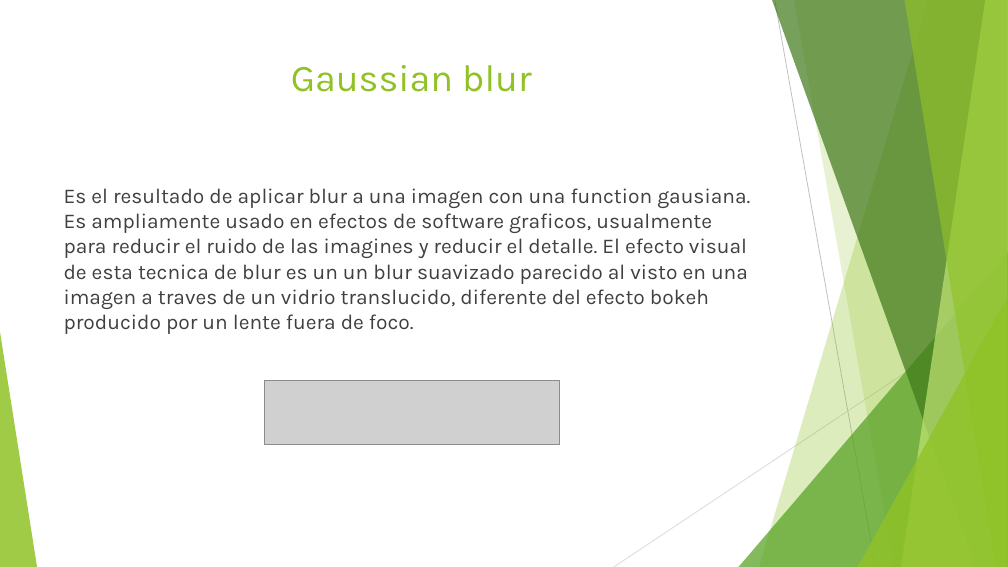
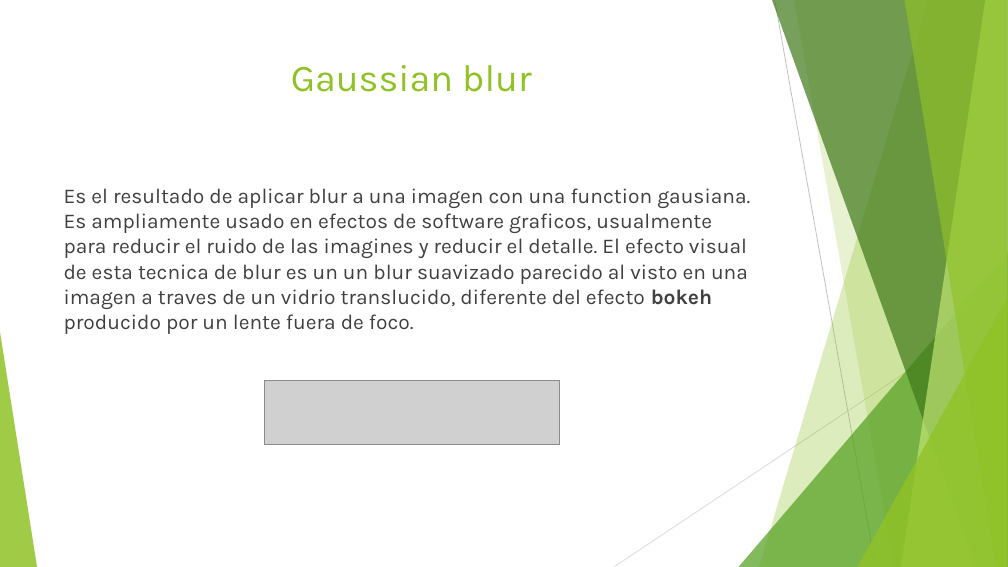
Before and after one commit to metalslayer95/HPC0120152, a slide deck: slide 3 of Final/Blur.pptx (slide 2 before the commit). Drawn at 1008x567 pixels with LibreOffice and Linux fonts; fonts in the diff are those of the drawing; grey boxes stand for pictures. Boxes give left, top, right and bottom in pixels: in the first picture for what was removed or moved away, otherwise in the second. Text is boxed around its words. In the diff, an @@ line names an element or a change of style, - is before the commit and + after.

```diff
--- a/Final/Blur.pptx
+++ b/Final/Blur.pptx
@@ text "Es el resultado de aplicar ..." at (64, 188, 750, 334): bold on in "bokeh" @@
```
Also in this commit, not shown: 2 other slides changed, 11 slides added, 2 slides removed, 27 other files.
